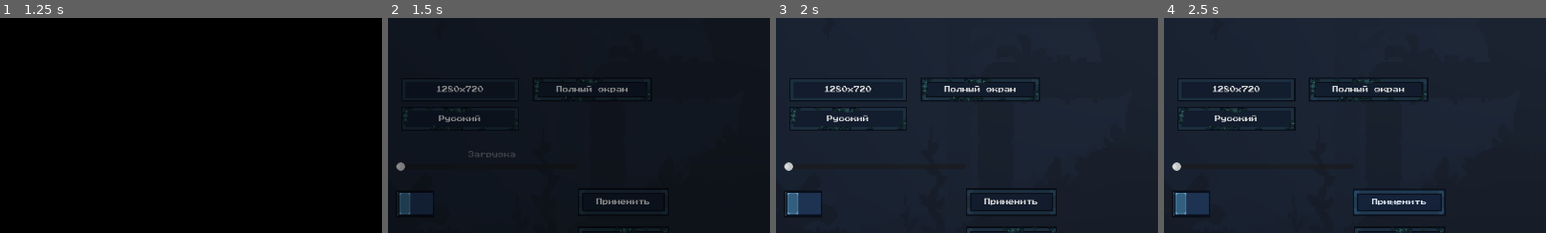
Above: before the commit, frames 1-4 (left to right).
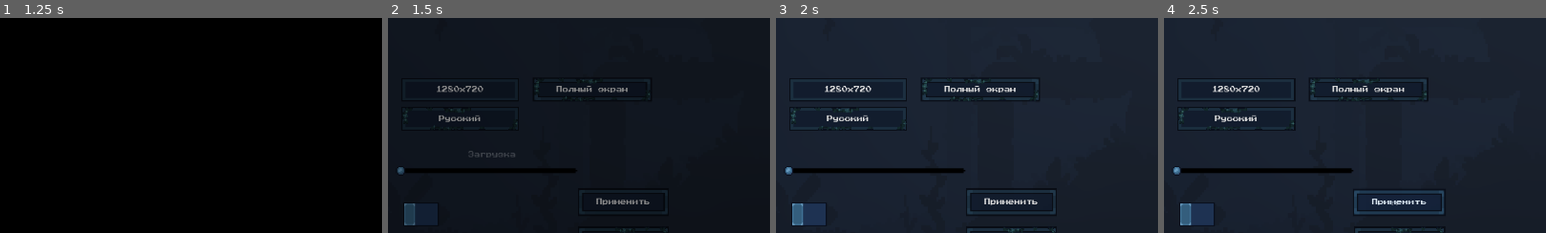
Above: after the commit, the same moments.

Repository: farisepi/fishhuyc
Game: Godot game, scene res://Fish Slaves/Base/Scenes/Menus/MainMenus/MainMenuAquarium.tscn
The game is run twice, just before and just after one commit, with the same random seed, the same clock (stepped at 60 frames per second) and the same inputs. Sound files missing from this copy of the repository are replaced by a short silence.
Inputs:
- Up to frame 1 (1.25 s): click "Настройки" at 0.5 s
- Up to frame 2 (1.5 s): click "Начать игру" at 1.25 s
- Up to frame 3 (2 s): no input
- Up to frame 4 (2.5 s): click "Применить" at 2 s
The pictures show only the part of the screen within x 36-86%, y 18-68%; the shares and areas given below are measured in that part.

Frame 1 is identical in both runs. In frame 2, 1.7% of the frame differs, in the area x 2-50%, y 67-97%; in frame 3, 2.0%; in frame 4, 2.1%.

Commit message:
пофиксил свитч, добавил слайдер

Diff:
--- a/Fish Slaves/Base/Scenes/Menus/SettingMenus/SettingsMenuAquarium.tscn
+++ b/Fish Slaves/Base/Scenes/Menus/SettingMenus/SettingsMenuAquarium.tscn
@@ -13,9 +13,7 @@
 [ext_resource type="Script" uid="uid://dnrp3q15e0g45" path="res://Fish Slaves/Base/Scripts/Overlay/Interface/FpsCounter.gd" id="9_ugdgc"]
 [ext_resource type="Script" uid="uid://bdlkqctyc07cu" path="res://Fish Slaves/Base/Scripts/Menus/MainMenus/MainMenuAssistant/MainMenuCamera.gd" id="10_l8d1f"]
 [ext_resource type="StyleBox" uid="uid://cyabga62sx7pc" path="res://Fish Slaves/Textures/Interface/MenuButtons/FallMenuMenuButtons/FallMenuAquariumMenuButtons/FallingAquariumMenuButton/FallingAquariumMenuButtonDisaibled.tres" id="10_nmydp"]
-[ext_resource type="StyleBox" uid="uid://dbhu8rxysob6n" path="res://Fish Slaves/Textures/Interface/MenuButtons/MenuSwitchs/AquariumMenuSwitchs/AquariumSwitchOff/AquariumSwitchOffNormal.tres" id="11_nmydp"]
 [ext_resource type="Script" uid="uid://bjlr8wnel8a1r" path="res://Fish Slaves/Base/Scripts/Managers/AquariumButtonsSeaweedApplier.gd" id="12_kd3mb"]
-[ext_resource type="StyleBox" uid="uid://cvlaa0s3gp5dj" path="res://Fish Slaves/Textures/Interface/MenuButtons/MenuSwitchs/AquariumMenuSwitchs/AquariumSwitchOn/AquariumSwitchOnNormal.tres" id="12_p7da6"]
 [ext_resource type="Shader" uid="uid://cngn6o7qapl32" path="res://Fish Slaves/Base/Shaders/Act1AquariumLevelShaders/Act1AquariumShader.gdshader" id="13_2vibe"]
 [ext_resource type="Texture2D" uid="uid://chs8stxjps5te" path="res://Fish Slaves/Textures/Interface/MenuButtons/MenuSwitchs/AquariumMenuSwitchs/AquariumSwitchOn/AquariumSwitchOn.png" id="13_p7da6"]
 
@@ -159,12 +157,6 @@
 offset_right = 503.0
 offset_bottom = 434.33334
 scale = Vector2(2, 2)
-theme_override_styles/normal = ExtResource("11_nmydp")
-theme_override_styles/pressed = ExtResource("12_p7da6")
-theme_override_styles/hover = ExtResource("11_nmydp")
-theme_override_styles/hover_pressed = ExtResource("12_p7da6")
-theme_override_styles/disabled = ExtResource("12_p7da6")
-theme_override_styles/focus = ExtResource("12_p7da6")
 theme_override_icons/checked = ExtResource("13_p7da6")
 theme_override_icons/unchecked = ExtResource("7_ugdgc")
 
@@ -243,15 +235,6 @@
 max_value = 1.0
 step = 0.01
 value = 0.1
-
-[node name="UISoundCheck" type="CheckButton" parent="AudioPage" unique_id=818214582]
-layout_mode = 0
-offset_left = 241.0
-offset_top = 395.0
-offset_right = 537.0
-offset_bottom = 426.0
-text = "Звуки интерфейса
-"
 
 [node name="SFXLabel" type="Label" parent="AudioPage" unique_id=11202023]
 layout_mode = 0
--- a/Fish Slaves/Base/Scripts/Menus/SettingsMenus/SettingsMenuAquarium.gd
+++ b/Fish Slaves/Base/Scripts/Menus/SettingsMenus/SettingsMenuAquarium.gd
@@ -17,7 +17,6 @@
 @onready var music_slider: HSlider = $AudioPage/MusicSlider
 @onready var sfx_slider: HSlider = $AudioPage/SFXSlider
 @onready var ambience_slider: HSlider = $AudioPage/AmbienceSlider
-@onready var ui_sound_check = $AudioPage/UISoundCheck
 
 @onready var move_up_btn = $ControlsPage/ScrollContainer/VBoxContainer/HBoxContainer/MoveUpButton
 @onready var move_down_btn = $ControlsPage/ScrollContainer/VBoxContainer/HBoxContainer2/MoveDownButton
@@ -43,6 +42,15 @@
 const UNCHECKED_ICON_PATH: String = "res://Fish Slaves/Textures/Interface/MenuButtons/MenuSliders/FactoryMenuSliders/FactoryMenuHandle/FactoryMenuHandle.png"
 const CHECKED_ICON_PATH: String = "res://Fish Slaves/Textures/Interface/MenuButtons/MenuSliders/AquariumMenuSliders/AquariumMenuHandle/AquariumMenuHandle.png"
 
+# Пути к текстурам для ползунков
+const SLIDER_HANDLE_PATH: String = "res://Fish Slaves/Textures/Interface/MenuButtons/MenuSliders/AquariumMenuSliders/AquariumMenuHandle/AquariumMenuHandle.png"
+const SLIDER_EMPTY_PATH: String = "res://Fish Slaves/Textures/Interface/MenuButtons/MenuSliders/AquariumMenuSliders/AquariumMenuSliders/AquariumMenuSlider.png"
+const SLIDER_FULL_PATH: String = "res://Fish Slaves/Textures/Interface/MenuButtons/MenuSliders/AquariumMenuSliders/AquariumMenuSliders/AquariumMenuFullSlider.png"
+
+# Пути к текстурам для свитча
+const SWITCH_OFF_PATH: String = "res://Fish Slaves/Textures/Interface/MenuButtons/MenuSwitchs/AquariumMenuSwitchs/AquariumSwitchOff/AquariumSwitchOff.png"
+const SWITCH_ON_PATH: String = "res://Fish Slaves/Textures/Interface/MenuButtons/MenuSwitchs/AquariumMenuSwitchs/AquariumSwitchOn/AquariumSwitchOn.png"
+
 func _ready() -> void:
 	if Global.came_from == Global.MenuSource.GAME:
 		if is_instance_valid(Fade):
@@ -66,6 +74,12 @@
 
 	# Применяем текстуру к выпадающим меню
 	_apply_popup_textures()
+
+	# Применяем текстуры к ползункам
+	_apply_slider_textures()
+
+	# Применяем текстуры к свитчам
+	_apply_switch_textures()
 
 func _process(_delta: float) -> void:
 	if fps_label and fps_label.visible:
@@ -85,7 +99,7 @@
 		graphics_tab, audio_tab, controls_tab, fullscreen_btn,
 		move_up_btn, move_down_btn, move_left_btn, move_right_btn,
 		interact_btn, jump_btn, inventory_btn, pause_btn,
-		resolution_option, language_option  # ← ДОБАВЬ СЮДА!
+		resolution_option, language_option
 	]
 
 	if apply_btn: buttons.append(apply_btn)
@@ -326,6 +340,170 @@
 	# Возвращаем готовую текстуру
 	return new_texture
 
+# Создает осветленную копию текстуры на 25%
+func _create_highlighted_texture(texture: Texture2D) -> Texture2D:
+	if not texture:
+		return null
+
+	var image = texture.get_image()
+
+	# Осветляем каждый пиксель на 25%
+	for x in range(image.get_width()):
+		for y in range(image.get_height()):
+			var color = image.get_pixel(x, y)
+			color.r = min(color.r * 1.25, 1.0)
+			color.g = min(color.g * 1.25, 1.0)
+			color.b = min(color.b * 1.25, 1.0)
+			image.set_pixel(x, y, color)
+
+	var new_texture = ImageTexture.create_from_image(image)
+	return new_texture
+
+# Применяет текстуры ко всем ползункам
+func _apply_slider_textures() -> void:
+	# Загружаем текстуры
+	var handle_texture = load(SLIDER_HANDLE_PATH)
+	var empty_texture = load(SLIDER_EMPTY_PATH)
+	var full_texture = load(SLIDER_FULL_PATH)
+
+	if not handle_texture:
+		print("Ошибка: текстура ручки не найдена по пути: ", SLIDER_HANDLE_PATH)
+		return
+	if not empty_texture:
+		print("Ошибка: текстура пустого слайдера не найдена по пути: ", SLIDER_EMPTY_PATH)
+		return
+	if not full_texture:
+		print("Ошибка: текстура заполненного слайдера не найдена по пути: ", SLIDER_FULL_PATH)
+		return
+
+	# Создаем увеличенную текстуру ручки (в 2 раза)
+	var handle_scaled = _scale_texture_pixel_art(handle_texture, 2.0)
+	if not handle_scaled:
+		handle_scaled = handle_texture
+
+	# Создаем осветленную версию ручки (на 25%)
+	var handle_highlighted = _create_highlighted_texture(handle_scaled)
+
+	# Создаем стили для ползунка
+	var slider_style = StyleBoxTexture.new()
+	slider_style.texture = empty_texture
+	slider_style.content_margin_left = 4
+	slider_style.content_margin_right = 4
+	slider_style.content_margin_top = 4
+	slider_style.content_margin_bottom = 4
+
+	var slider_hover_style = StyleBoxTexture.new()
+	slider_hover_style.texture = empty_texture
+	slider_hover_style.content_margin_left = 4
+	slider_hover_style.content_margin_right = 4
+	slider_hover_style.content_margin_top = 4
+	slider_hover_style.content_margin_bottom = 4
+	slider_hover_style.modulate_color = Color(1.25, 1.25, 1.25, 1.0)
+
+	var slider_pressed_style = StyleBoxTexture.new()
+	slider_pressed_style.texture = empty_texture
+	slider_pressed_style.content_margin_left = 4
+	slider_pressed_style.content_margin_right = 4
+	slider_pressed_style.content_margin_top = 4
+	slider_pressed_style.content_margin_bottom = 4
+	slider_pressed_style.modulate_color = Color(1.25, 1.25, 1.25, 1.0)
+
+	# Стили для заполненной части
+	var slider_full_style = StyleBoxTexture.new()
+	slider_full_style.texture = full_texture
+	slider_full_style.content_margin_left = 4
+	slider_full_style.content_margin_right = 4
+	slider_full_style.content_margin_top = 4
+	slider_full_style.content_margin_bottom = 4
+
+	var slider_full_hover_style = StyleBoxTexture.new()
+	slider_full_hover_style.texture = full_texture
+	slider_full_hover_style.content_margin_left = 4
+	slider_full_hover_style.content_margin_right = 4
+	slider_full_hover_style.content_margin_top = 4
+	slider_full_hover_style.content_margin_bottom = 4
+	slider_full_hover_style.modulate_color = Color(1.25, 1.25, 1.25, 1.0)
+
+	var slider_full_pressed_style = StyleBoxTexture.new()
+	slider_full_pressed_style.texture = full_texture
+	slider_full_pressed_style.content_margin_left = 4
+	slider_full_pressed_style.content_margin_right = 4
+	slider_full_pressed_style.content_margin_top = 4
+	slider_full_pressed_style.content_margin_bottom = 4
+	slider_full_pressed_style.modulate_color = Color(1.25, 1.25, 1.25, 1.0)
+
+	# Список всех ползунков
+	var sliders = [
+		camera_sensitivity_slider,
+		music_slider,
+		sfx_slider,
+		ambience_slider
+	]
+
+	for slider in sliders:
+		if not slider:
+			continue
+
+		# Применяем стили к ползунку
+		slider.add_theme_stylebox_override("slider", slider_style)
+		slider.add_theme_stylebox_override("slider_highlighted", slider_hover_style)
+		slider.add_theme_stylebox_override("slider_pressed", slider_pressed_style)
+
+		# Применяем стили к заполненной части
+		slider.add_theme_stylebox_override("grabber_area", slider_full_style)
+		slider.add_theme_stylebox_override("grabber_area_highlighted", slider_full_hover_style)
+		slider.add_theme_stylebox_override("grabber_area_pressed", slider_full_pressed_style)
+
+		# Применяем иконки ручки
+		slider.add_theme_icon_override("grabber", handle_scaled)
+		slider.add_theme_icon_override("grabber_highlighted", handle_highlighted if handle_highlighted else handle_scaled)
+		slider.add_theme_icon_override("grabber_pressed", handle_highlighted if handle_highlighted else handle_scaled)
+		slider.add_theme_icon_override("grabber_disabled", handle_scaled)
+
+		# Настраиваем размер ручки
+		slider.add_theme_constant_override("grabber_size", int(handle_scaled.get_height()))
+		slider.add_theme_constant_override("grabber_offset", 0)
+
+		# Увеличиваем высоту слайдера
+		slider.custom_minimum_size = Vector2(slider.custom_minimum_size.x, 55)
+
+# Применяет текстуры к свитчам
+func _apply_switch_textures() -> void:
+	# Загружаем текстуры
+	var switch_off = load(SWITCH_OFF_PATH)
+	var switch_on = load(SWITCH_ON_PATH)
+
+	if not switch_off:
+		print("Ошибка: текстура выключенного свитча не найдена по пути: ", SWITCH_OFF_PATH)
+		return
+	if not switch_on:
+		print("Ошибка: текстура включенного свитча не найдена по пути: ", SWITCH_ON_PATH)
+		return
+
+	# Создаем осветленные версии для состояний (на 25%)
+	var switch_off_highlighted = _create_highlighted_texture(switch_off)
+	var switch_on_highlighted = _create_highlighted_texture(switch_on)
+
+	# Список всех свитчей
+	var switches = [
+		fps_check
+	]
+
+	for switch in switches:
+		if not switch:
+			continue
+
+		# Применяем текстуры для свитча
+		switch.add_theme_icon_override("unchecked", switch_off)
+		switch.add_theme_icon_override("checked", switch_on)
+
+		# Для состояния наведения используем осветленные текстуры
+		switch.add_theme_icon_override("unchecked_highlighted", switch_off_highlighted if switch_off_highlighted else switch_off)
+		switch.add_theme_icon_override("checked_highlighted", switch_on_highlighted if switch_on_highlighted else switch_on)
+
+		# Увеличиваем размер свитча
+		switch.custom_minimum_size = Vector2(40, 40)
+
 func load_settings() -> void:
 	var err = config.load(CONFIG_PATH)
 	if err != OK:
@@ -349,8 +527,6 @@
 		sfx_slider.value = config.get_value("audio", "sfx_volume", 0.2)
 	if ambience_slider:
 		ambience_slider.value = config.get_value("audio", "ambience_volume", 0.2)
-	if ui_sound_check:
-		ui_sound_check.button_pressed = config.get_value("audio", "ui_sounds", true)
 
 	if fullscreen_btn:
 		fullscreen_btn.text = "Полный экран"
@@ -369,7 +545,6 @@
 	if music_slider: music_slider.value = 0.2
 	if sfx_slider: sfx_slider.value = 0.2
 	if ambience_slider: ambience_slider.value = 0.2
-	if ui_sound_check: ui_sound_check.button_pressed = true
 
 func _show_reset_confirm() -> void:
 	var page = _get_current_page()
@@ -411,7 +586,6 @@
 					if music_slider: music_slider.value = 0.2
 					if sfx_slider: sfx_slider.value = 0.2
 					if ambience_slider: ambience_slider.value = 0.2
-					if ui_sound_check: ui_sound_check.button_pressed = true
 				2:
 					_reset_controls_only()
 			save_settings()
@@ -452,7 +626,6 @@
 	if music_slider: config.set_value("audio", "music_volume", music_slider.value)
 	if sfx_slider: config.set_value("audio", "sfx_volume", sfx_slider.value)
 	if ambience_slider: config.set_value("audio", "ambience_volume", ambience_slider.value)
-	if ui_sound_check: config.set_value("audio", "ui_sounds", ui_sound_check.button_pressed)
 
 	config.save(CONFIG_PATH)
 	apply_audio_volumes()
